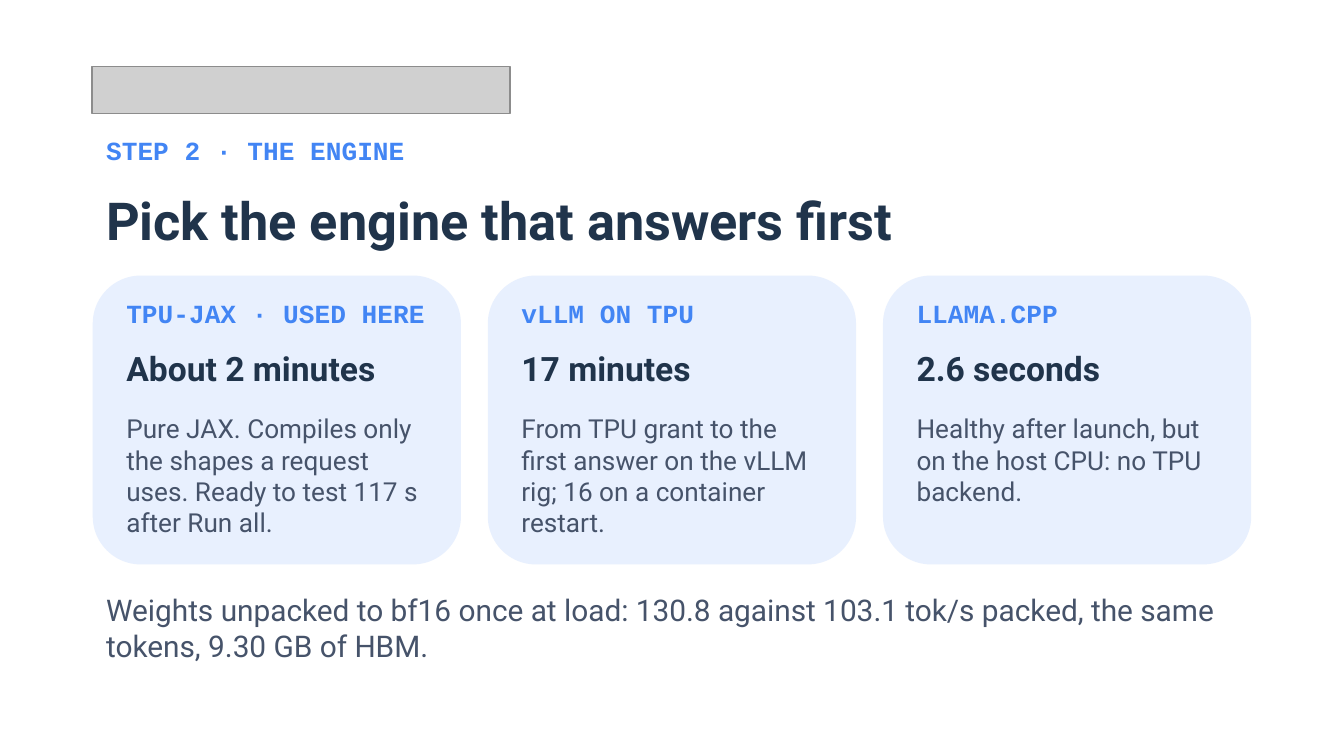
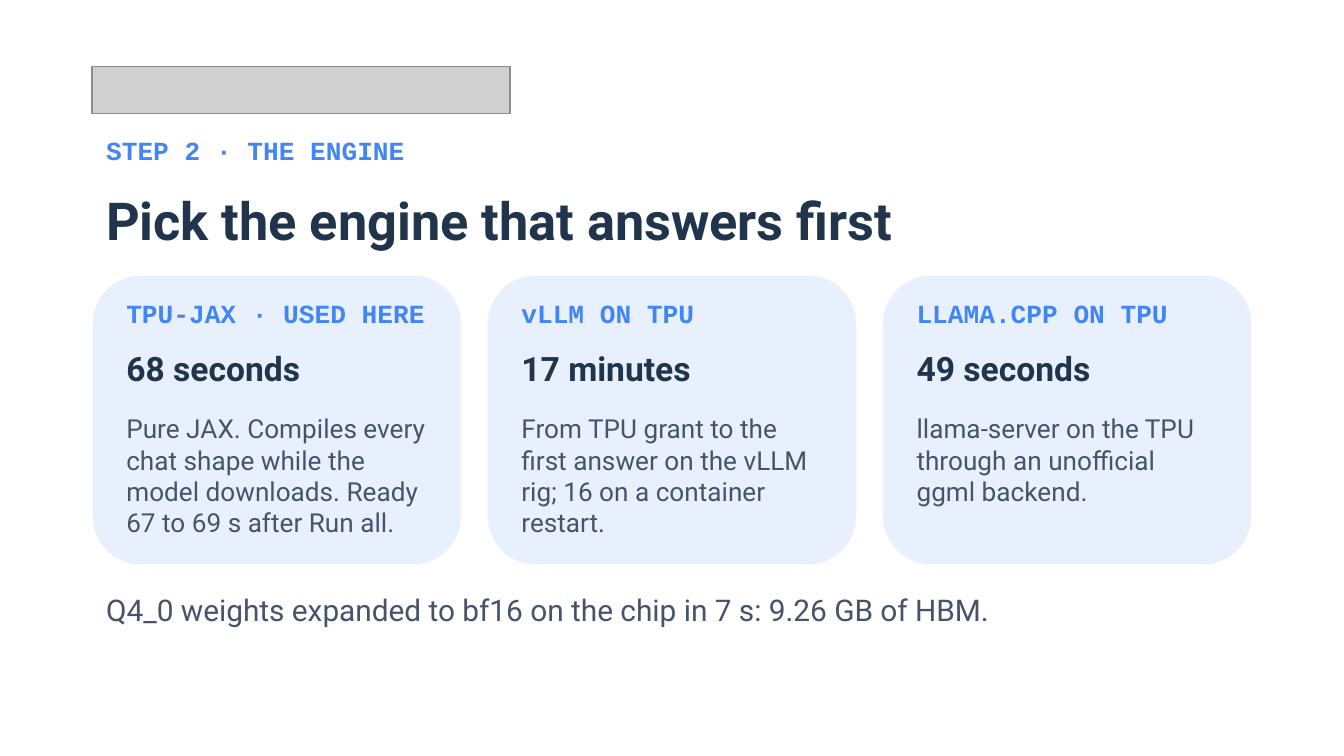
Before and after one commit to xbill9/colab, a slide deck: slide 5 of docs/deck/gemma4-colab-tpu-gde.pptx. Drawn at 1344x756 pixels with LibreOffice and Linux fonts; fonts in the diff are those of the drawing; grey boxes stand for pictures. Boxes give left, top, right and bottom in pixels: in the first picture for what was removed or moved away, otherwise in the second. Text is boxed around its words. In the diff, an @@ line names an element or a change of style, - is before the commit and + after.

```diff
--- a/docs/deck/gemma4-colab-tpu-gde.pptx
+++ b/docs/deck/gemma4-colab-tpu-gde.pptx
@@ text at (917,305,1168,323): text changed @@
-LLAMA.CPP
+LLAMA.CPP ON TPU
@@ text at (126,355,300,382): text changed @@
-About 2 minutes
+68 seconds
@@ text at (917,355,1090,382): text changed @@
-2.6 seconds
+49 seconds
@@ text at (126,418,425,532): text changed @@
-Pure JAX. Compiles only the shapes a request uses. Ready to test 117 s after Run all.
+Pure JAX. Compiles every chat shape while the model downloads. Ready 67 to 69 s after Run all.
@@ text at (917,418,1194,507): text changed @@
-Healthy after launch, but on the host CPU: no TPU backend.
+llama-server on the TPU through an unofficial ggml backend.
@@ text at (106,598,989,627): text changed @@
-Weights unpacked to bf16 once at load: 130.8 against 103.1 tok/s packed, the same tokens, 9.30 GB of HBM.
+Q4_0 weights expanded to bf16 on the chip in 7 s: 9.26 GB of HBM.
```
Also in this commit, not shown: 10 other slides changed, 1 slide added, 1 other file.
